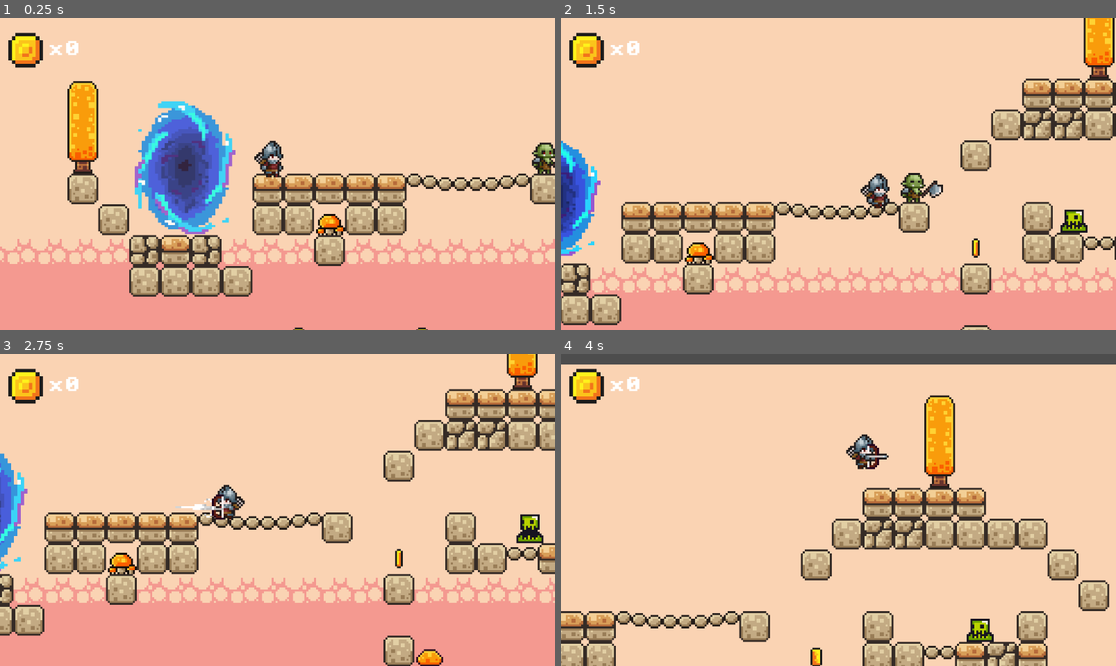
Above: before the commit, frames 1-4 (two rows, left to right).
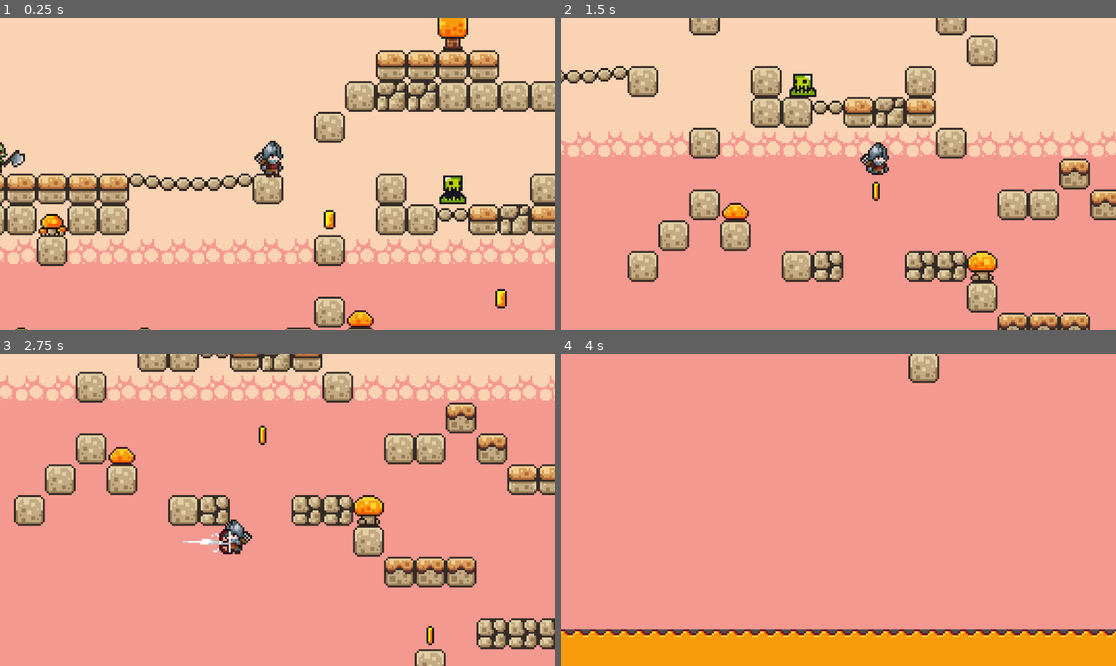
Above: after the commit, the same moments.

Repository: alex-tech-88/first-2d-game
Game: Godot game, scene res://scenes/levels/level_2.tscn
Same seed, same stepped clock (60 frames per second), same inputs: the game is played once before the commit and once after it. This scene is started directly instead of the project's main scene.
Inputs (mouse positions are in pixels of both pictures, inside the frame that each line leads up to):
- Up to frame 1 (0.25 s): no input
- Up to frame 2 (1.5 s): move the mouse to (960, 158) at 0.52 s; press the mouse at (960, 158) at 0.53 s; hold Right (move_right) from 0.53 s (still down); tap Space (jump) at 0.77 s; move the mouse to (727, 189) at 1.27 s; release the mouse at (727, 189) at 1.28 s; click (727, 189) at 1.35 s
- Up to frame 3 (2.75 s): tap Space (jump) at 1.52 s; move the mouse to (333, 441) at 2.02 s; release Right (move_right) at 2.03 s; press the mouse at (333, 441) at 2.03 s; hold Left (move_left) from 2.03 s (still down)
- Up to frame 4 (4 s): move the mouse to (810, 572) at 2.77 s; release Left (move_left) at 2.78 s; release the mouse at (810, 572) at 2.78 s; hold Right (move_right) from 2.78 s (still down); click (810, 572) at 2.85 s; tap Space (jump) at 3.02, 3.77 s; move the mouse to (1005, 556) at 3.52 s; press the mouse at (1005, 556) at 3.53 s

The runs differ from the first frame. In frame 1, 29% of the frame differs, in the area x 0-100%, y 0-100%; in frame 2, 57%; in frame 3, 71%; in frame 4, 100%.
Error before the commit: Invalid call. Nonexistent function 'take_damage' in base 'AnimatedSprite2D'. (res://scripts/arrow.gd:35)

Commit message:
Modified orc.gd logics

Diff:
--- a/scenes/levels/level_2.tscn
+++ b/scenes/levels/level_2.tscn
@@ -225,6 +225,7 @@
 script = ExtResource("1_8qukl")
 
 [node name="ScoreLabel" type="Label" parent="GameManager" unique_id=1112313692]
+visible = false
 offset_right = 40.0
 offset_bottom = 23.0
 text = "You collected X coins."
@@ -238,7 +239,7 @@
 layer_1/tile_data = PackedInt32Array(-720905, 196608, 1, -720907, 196608, 1, -720906, 131072, 0, -786444, 131072, 1, -6 …(1874 unchanged characters)…
 
 [node name="Player" parent="." unique_id=2073481811 instance=ExtResource("3_qsp8v")]
-position = Vector2(-102, -226)
+position = Vector2(42, -226)
 
 [node name="Camera2D" type="Camera2D" parent="Player" unique_id=1600274782]
 position = Vector2(3, 1)
@@ -309,6 +310,7 @@
 [node name="UI" type="CanvasLayer" parent="." unique_id=327122627]
 
 [node name="HUD" parent="UI" unique_id=318768743 instance=ExtResource("7_r88tb")]
+visible = false
 offset_left = -6.0
 offset_top = -2.0
 offset_right = -6.0
@@ -318,7 +320,7 @@
 position = Vector2(-147, -226)
 
 [node name="Orc" parent="." unique_id=1583057674 instance=ExtResource("10_qsp8v")]
-position = Vector2(39, -231)
+position = Vector2(-102, -229)
 
 [connection signal="timeout" from="Player/CoyoteTime" to="Player" method="_on_coyote_time_timeout"]
 [connection signal="timeout" from="Player/JumpBuffer" to="Player" method="_on_jump_buffer_timeout"]
--- a/scenes/orc.tscn
+++ b/scenes/orc.tscn
@@ -277,6 +277,9 @@
 
 [sub_resource type="CircleShape2D" id="CircleShape2D_bfp0d"]
 radius = 62.008064
+
+[sub_resource type="CircleShape2D" id="CircleShape2D_hu8b3"]
+radius = 20.024984
 
 [node name="Orc" type="CharacterBody2D" unique_id=1583057674]
 script = ExtResource("1_bfp0d")
@@ -291,8 +294,12 @@
 unique_name_in_owner = true
 collision_mask = 3
 
-[node name="CollisionShape2D" type="CollisionShape2D" parent="AnimatedSprite2D/KillZone" unique_id=175541708]
-position = Vector2(19, 0)
+[node name="RightShape2D" type="CollisionShape2D" parent="AnimatedSprite2D/KillZone" unique_id=175541708]
+position = Vector2(17, 0)
+shape = SubResource("RectangleShape2D_2byfh")
+
+[node name="LeftShape2D" type="CollisionShape2D" parent="AnimatedSprite2D/KillZone" unique_id=1478401128]
+position = Vector2(-17, 0)
 shape = SubResource("RectangleShape2D_2byfh")
 
 [node name="OrcCollision" type="CollisionShape2D" parent="." unique_id=885874127]
@@ -304,4 +311,12 @@
 collision_mask = 2
 
 [node name="CollisionShape2D" type="CollisionShape2D" parent="DetectionZone" unique_id=2068958279]
+position = Vector2(0, 2)
 shape = SubResource("CircleShape2D_bfp0d")
+
+[node name="AttackZone" type="Area2D" parent="." unique_id=742228571]
+collision_mask = 2
+
+[node name="CollisionShape2D" type="CollisionShape2D" parent="AttackZone" unique_id=875924616]
+position = Vector2(0, 2)
+shape = SubResource("CircleShape2D_hu8b3")
--- a/scripts/orc.gd
+++ b/scripts/orc.gd
@@ -1,56 +1,146 @@
 extends CharacterBody2D
 
 const SPEED: float = 60.0
-
+const GRAVITY: float = 980.0
 var dead: bool = false
 var is_attacking: bool = false
+var target: Node2D = null
 
 @onready var animated_sprite: AnimatedSprite2D = $AnimatedSprite2D
 @onready var sword_hitbox: Area2D = %KillZone
+@onready var right_shape: CollisionShape2D = %KillZone/RightShape2D
+@onready var left_shape: CollisionShape2D = %KillZone/LeftShape2D
 @onready var detection_zone: Area2D = $DetectionZone
-
+@onready var attack_zone: Area2D = $AttackZone
 
 func _ready() -> void:
 	add_to_group("Enemy")
 	sword_hitbox.monitoring = false
+	# Disable both sword shapes until an attack begins
+	right_shape.disabled = true
+	left_shape.disabled = true
 	animated_sprite.frame_changed.connect(_on_frame_changed)
-	detection_zone.body_entered.connect(_on_detection_zone_body_entered)
 	sword_hitbox.body_entered.connect(_on_sword_hit)
 
+func _physics_process(delta: float) -> void:
+	if dead:
+		return
+
+	# Always apply gravity so the orc doesn't float
+	if not is_on_floor():
+		velocity.y += GRAVITY * delta
+
+	# Poll the detection zone every frame
+	var bodies = detection_zone.get_overlapping_bodies()
+	var player_detected = false
+	for body in bodies:
+		if body.is_in_group("Player"):
+			target = body
+			player_detected = true
+			break
+
+	# Player left the detection zone — reset
+	if not player_detected:
+		target = null
+		if not is_attacking:
+			velocity.x = 0
+			animated_sprite.play("orc_idle")
+		move_and_slide()
+		return
+
+	# Face the player every frame
+	var direction = global_position.direction_to(target.global_position)
+	animated_sprite.flip_h = direction.x < 0
+	# Keep the correct sword hitbox side active
+	_update_sword_shape()
+
+	# Check if player is close enough to attack
+	var player_in_attack_zone = target in attack_zone.get_overlapping_bodies()
+
+	if player_in_attack_zone:
+		# Stop and attack
+		velocity.x = 0
+		if not is_attacking:
+			_attack()
+	else:
+		# If player left attack zone mid-attack — cancel and chase
+		if is_attacking:
+			_cancel_attack()
+		velocity.x = direction.x * SPEED
+		animated_sprite.play("orc_walk")
+
+	move_and_slide()
+
+# Enable the collision shape on the correct side based on facing direction
+func _update_sword_shape() -> void:
+	right_shape.disabled = animated_sprite.flip_h    # facing left → disable right
+	left_shape.disabled = not animated_sprite.flip_h  # facing right → disable left
 
 func _on_frame_changed() -> void:
 	if animated_sprite.animation == "orc_fighting":
-		# Enable hitbox only on frames where sword is extended
-		sword_hitbox.monitoring = animated_sprite.frame in [3, 4, 9, 10]
-
-
-func _on_detection_zone_body_entered(body: Node2D) -> void:
-	if body.is_in_group("Player") and not is_attacking:
-		_attack()
-
+		# Only activate the hitbox on frames where the sword is visually extended
+		var sword_active = animated_sprite.frame in [3, 4, 9, 10]
+		sword_hitbox.monitoring = sword_active
+		if sword_active:
+			# Sync the active shape with current facing direction
+			_update_sword_shape()
+		else:
+			# Sword not extended — disable both shapes
+			right_shape.disabled = true
+			left_shape.disabled = true
+	else:
+		# Not in attack animation — disable everything
+		sword_hitbox.monitoring = false
+		right_shape.disabled = true
+		left_shape.disabled = true
 
 func _attack() -> void:
+	if is_attacking:
+		return
 	is_attacking = true
 	animated_sprite.play("orc_fighting")
 	animated_sprite.animation_finished.connect(_on_attack_finished, CONNECT_ONE_SHOT)
 
-
 func _on_attack_finished() -> void:
 	is_attacking = false
 	sword_hitbox.monitoring = false
-	animated_sprite.play("orc_idle")
-
+	right_shape.disabled = true
+	left_shape.disabled = true
+	# If player is gone, go back to idle
+	if target == null:
+		animated_sprite.play("orc_idle")
+	else:
+		# Check immediately after attack ends what to do next
+		var player_in_attack_zone = target in attack_zone.get_overlapping_bodies()
+		if player_in_attack_zone:
+			# Player still in range — attack again
+			_attack()
+		else:
+			# Player moved away — chase
+			animated_sprite.play("orc_walk")
 
 func _on_sword_hit(body: Node2D) -> void:
 	if body.is_in_group("Player"):
 		body.die()
 
-
 func take_damage() -> void:
 	if dead:
 		return
 	dead = true
+	velocity.x = 0
 	sword_hitbox.monitoring = false
+	right_shape.disabled = true
+	left_shape.disabled = true
 	animated_sprite.play("orc_death")
 	await get_tree().create_timer(1.0).timeout
 	queue_free()
+
+# Interrupt the current attack cleanly
+func _cancel_attack() -> void:
+	is_attacking = false
+	sword_hitbox.monitoring = false
+	right_shape.disabled = true
+	left_shape.disabled = true
+	# Disconnect the finished signal to avoid ghost callbacks
+	if animated_sprite.animation_finished.is_connected(_on_attack_finished):
+		animated_sprite.animation_finished.disconnect(_on_attack_finished)
Not shown: 1 places in scenes/levels/level_2.tscn that only renumber resources
